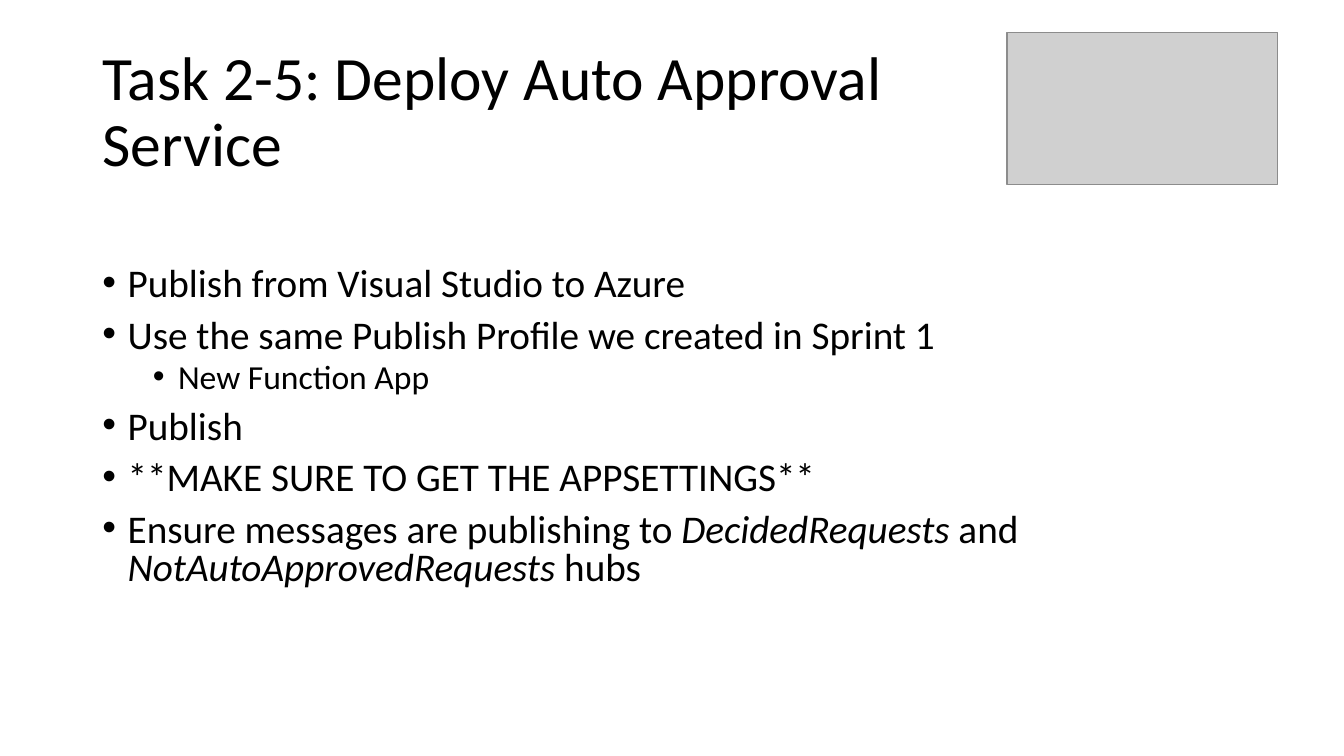
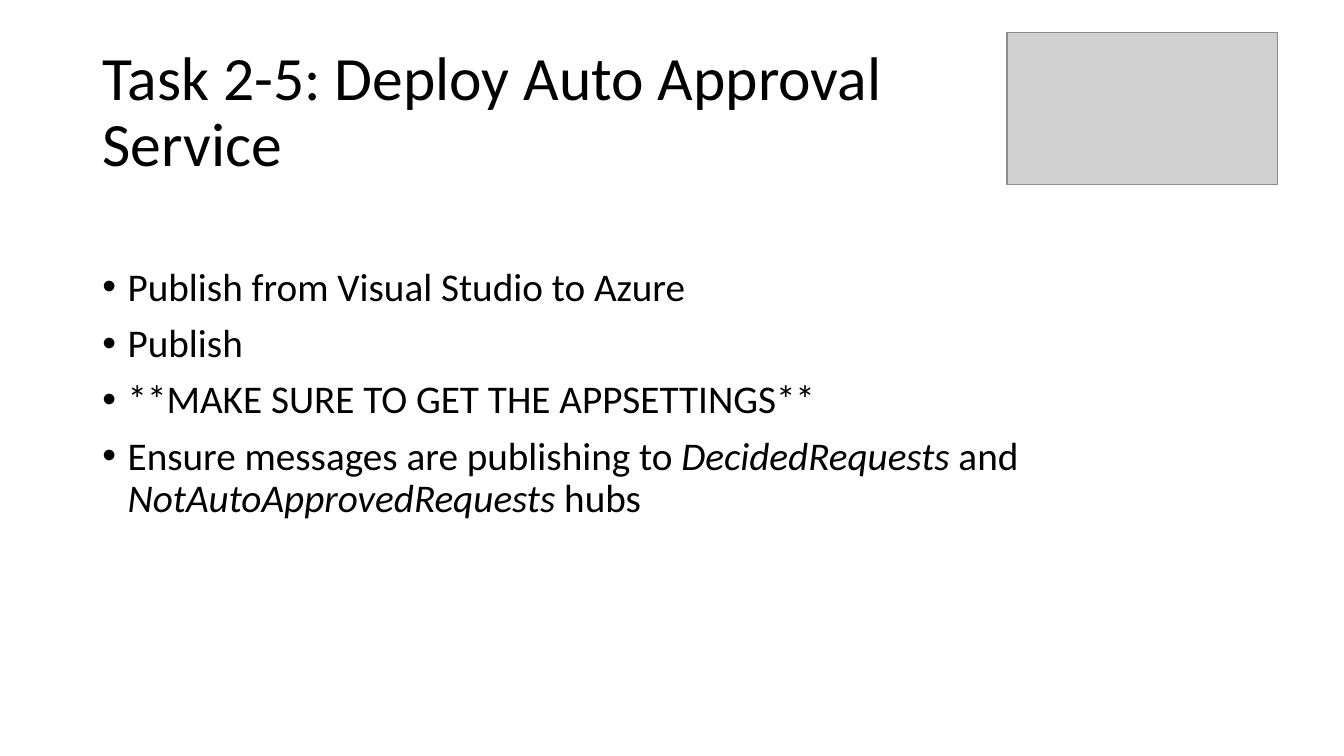
Before and after one commit to scottctr/EdaWorkshop, a slide deck: slide 16 of BusinessLogic/Docs/EdaWorkshop_Sprint2.pptx. Drawn at 1344x756 pixels with LibreOffice and Linux fonts; fonts in the diff are those of the drawing; grey boxes stand for pictures. Boxes give left, top, right and bottom in pixels: in the first picture for what was removed or moved away, otherwise in the second. Text is boxed around its words. In the diff, an @@ line names an element or a change of style, - is before the commit and + after.

Commit message:
Updated sprint 2 ppt and created missing pdfs

```diff
--- a/BusinessLogic/Docs/EdaWorkshop_Sprint2.pptx
+++ b/BusinessLogic/Docs/EdaWorkshop_Sprint2.pptx
@@ text "Publish from Visual Studio to ..." at (x1=128, y1=273, x2=1018, y2=519): line spacing 0.8 to 0.9 @@
@@ text at (x1=128, y1=321, x2=935, y2=395): paragraphs removed @@
-• Use the same Publish Profile we created in Sprint 1
-  • New Function App
```
Also in this commit, not shown: 3 other files.
